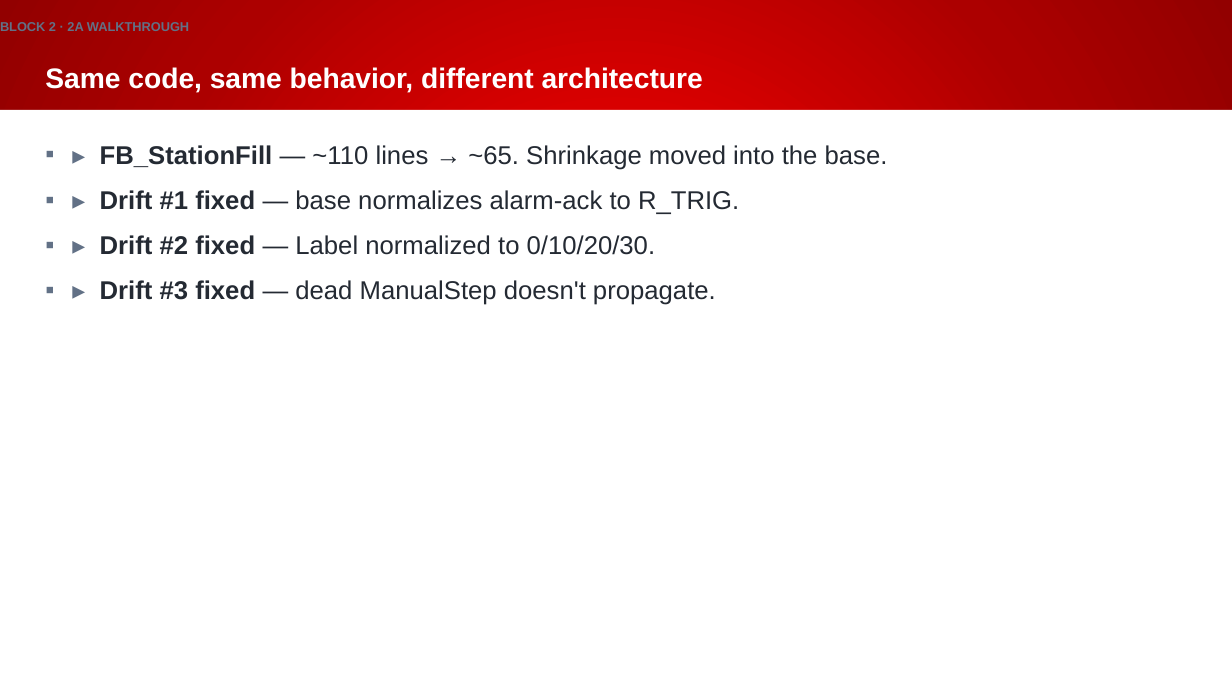
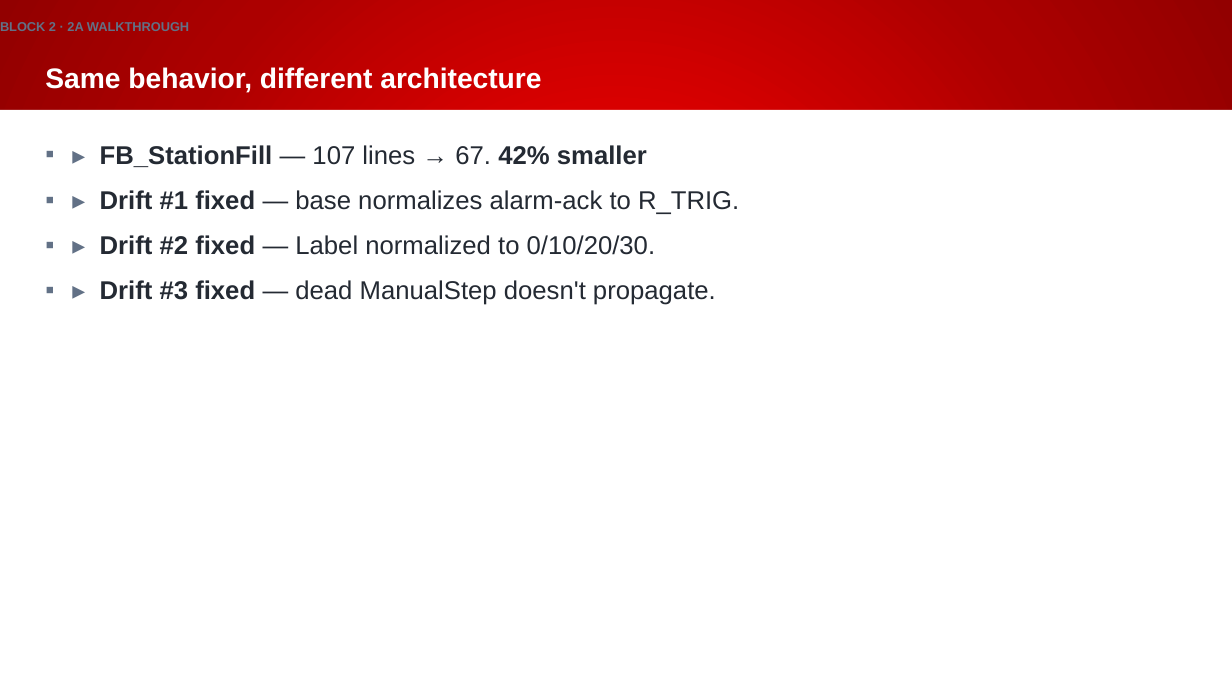
Before and after one commit to Beckhoff-USA-Community/Procedural_To_SOLID, a slide deck: slide 38 of presentation/NEM2026_workshop.pptx. Drawn at 1232x693 pixels with LibreOffice and Linux fonts; fonts in the diff are those of the drawing; background and template pictures are left out. Boxes give left, top, right and bottom in pixels: in the first picture for what was removed or moved away, otherwise in the second. Text is boxed around its words. In the diff, an @@ line names an element or a change of style, - is before the commit and + after.

```diff
--- a/presentation/NEM2026_workshop.pptx
+++ b/presentation/NEM2026_workshop.pptx
@@ title at <box>45,67,541,93</box>: text changed @@
-Same code, same behavior, different architecture
+Same behavior, different architecture
@@ text at <box>100,145,647,167</box>: text changed; bold on @@
-▪ ▸ FB_StationFill — ~110 lines → ~65. Shrinkage moved into the base.
+▪ ▸ FB_StationFill — 107 lines → 67. 42% smaller
```
Also in this commit, not shown: 20 other slides changed, 1 slide added, 1 slide removed.
